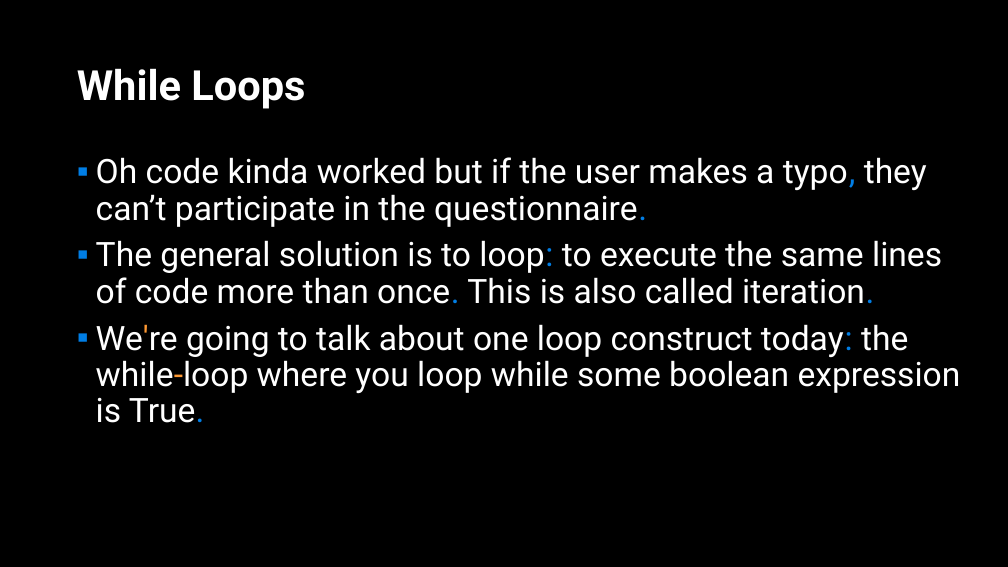
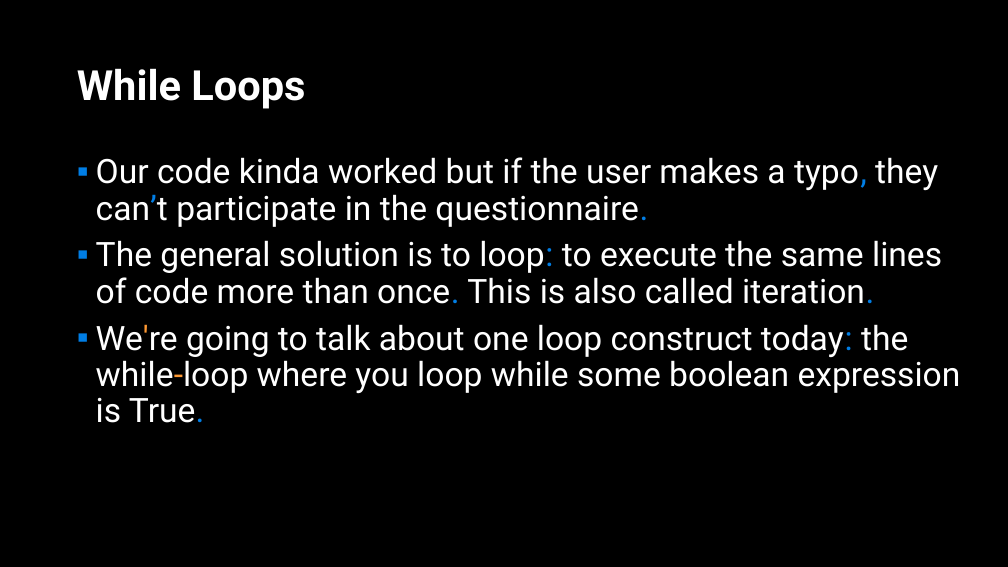
Before and after one commit to APS106/APS106-winter-2023-kinsella-goodfellow, a slide deck: slide 41 of lectures/week4/lecture1/slides/week4_lecture1.pptx (slide 12 before the commit). Drawn at 1008x567 pixels with LibreOffice and Linux fonts; fonts in the diff are those of the drawing; background and template pictures are left out. Boxes give left, top, right and bottom in pixels: in the first picture for what was removed or moved away, otherwise in the second. Text is boxed around its words. In the diff, an @@ line names an element or a change of style, - is before the commit and + after.

```diff
--- a/lectures/week4/lecture1/slides/week4_lecture1.pptx
+++ b/lectures/week4/lecture1/slides/week4_lecture1.pptx
@@ text at [96, 157, 938, 227]: text changed @@
-▪ Oh code kinda worked but if the user makes a typo, they can’t participate in the questionnaire.
+▪ Our code kinda worked but if the user makes a typo, they can’t participate in the questionnaire.
```
Also in this commit, not shown: 17 other slides changed, 48 slides added, 7 slides removed, 11 other files.
